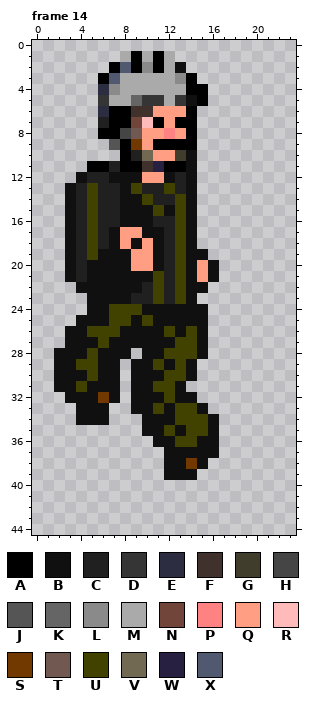
A pixel-art file gets an edit: static/bruno.aseprite. The picture above was drawn from the file before the commit.
24x45 pixels, 16 frames. Shown: frame 14.
Palette (. is transparent): A #000000  B #101010  C #202020  D #353535  E #2d2d41  F #41312d  G #413d2d  H #454545  J #555555  K #656565  L #8a8a8a  M #aaaaaa  N #714539  P #ff8282  Q #ff9e82  R #ffbaba  S #713900  T #715951  U #414100  V #716951  W #282041  X #515971
Pixels before, frame 14, first column x 2:
 1 ......MAMAM....
 2 .....AXALAMB...
 3 ....AXMMMMMLA..
 4 ....ELMMMMMMAA.
 5 ....DMMKDDMDBA.
 6 ....EAAFFQQQA..
 7 ....CAANRAQAA..
 8 ....AAHTQQPQA..
 9 .....JASQAAAA..
10 ......ACVQQGB..
11 ...AACAAFWAAB..
12 ..BCCBBBQQBCB..
13 .BCUCCBUCCUCB..
14 .BCUCCBBUCCUB..
15 .BCUCCBBBUBUB..
16 .BCUCCBBBCCUB..
17 .BCUCBQQBBCUB..
18 .BCUCBQBQBCUB..
19 .BCUBBBQQBCUBB.
20 .BCBBBBQQBCUBQB
21 .BCBBBBBBUCUBQB
22 ..BBBBBBCUCUBB.
23 ...BBBBCCUCUB..
24 ...BBUUUBBBBBB.
25 ..BBBUUBUBBBBB.
26 .BBUUUBBBBUBUB.
27 .BBBUBBBBBBUUB.
28 BBBUBBB.BBUUUB.
29 BBUUBB.BBUBUB..
30 BBBUBB.BBBUUB..
31 BBUBBB.BBUUB...
32 .BBBSB.BBBUBB..
33 ..BBB..BBUBUUB.
34 ..BBB...BBBUUUB
35 ........BBUBUUB
36 .........BBUUBB
37 ..........BBBBB
38 ..........BBSB.
39 ..........BBB..
After:
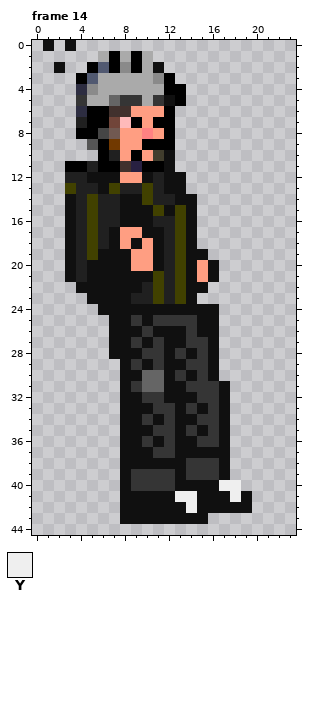
Colours new in this view: Y #efefef
Diff:
Changed rows in their new state; - is an unchanged pixel.
Frame 14:
first column x 1:
 0 B-B------------
 1 -----MA---..---
 2 -B--AX-L-MB..--
 3 ---AXMM---LA..-
 4 ---ELMM----AA..
 5 ---DMMKDDM-BA..
 6 ---EAAFFQQ-A..-
 7 ---CAANRAQ-A..-
 8 ---AAHTQQP-A..-
 9 ----JASQQA--..-
10 -----ACQAQGB..-
11 --AAC-AFWAAB..-
12 --CCBB-QQBC-B.-
13 --U-CBUCCU-BB.-
14 ------------B--
first column x 2:
24 ---.-BBB------B---
25 --...BBDBDDDD-B---
26 -....B--D-B-D-B---
27 -....--D-D-BDDB---
28 .....--BDDBDBDB---
29 ......BD-D-BDDB---
30 ......B-KKBD-DB---
31 ......BDKKB-DDDB--
32 -.....B-DDB--DDB--
33 --...-B--DDBD-DB--
34 --...-BBD-DBBDDB--
35 ------BB-DD-DBDB--
36 ------BBD-DBBDDB--
37 ------BBBDD----B--
38 ------BBBB--DDDB--
39 ------BDDDD-DDDB--
40 ------BDDDDBBBBYY-
41 ------BBBBBYYBBBYB
42 ------BBBBBBYBBBBB
43 ------BBBBBBBB----
